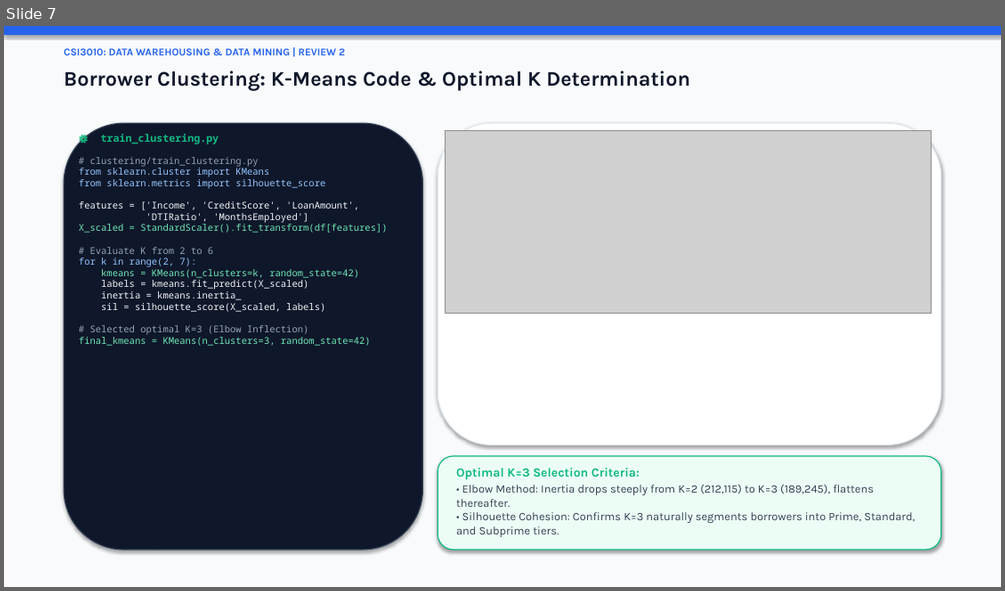
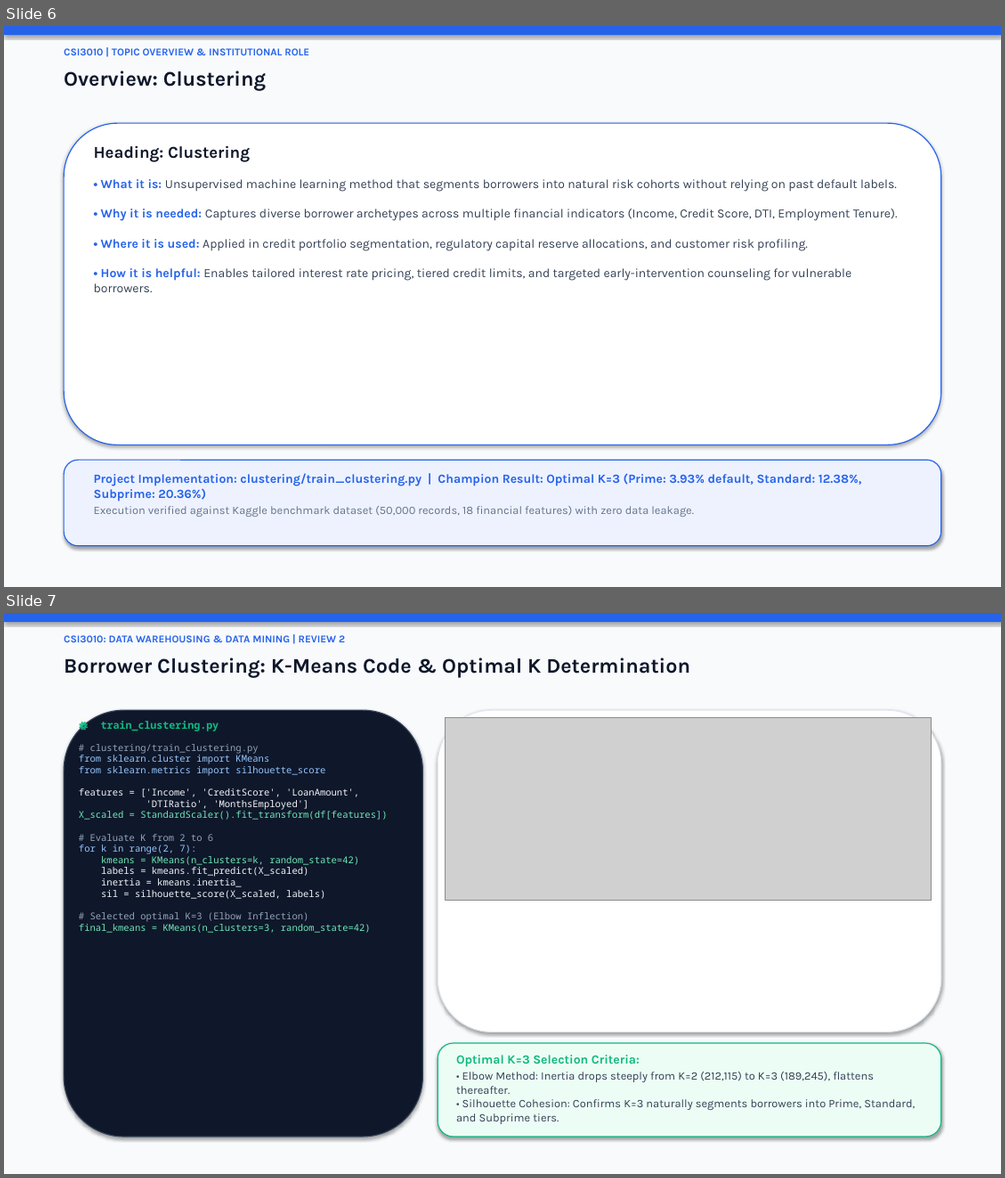
Before and after one commit to MahaprabhuK/Byte_Brigades_Loan_Default, a slide deck: Review2_ByteBrigades_LoanDefault.pptx. Shown one above the other, each under a label of ours: slide 7 before the commit, slides 6 and 7 after it. The pictures are 1005x591 and 1005x1178 pixels, drawn with LibreOffice and Linux fonts; fonts in the diff are those of the drawing; grey boxes stand for pictures. Boxes give left, top, right and bottom in pixels: in the first picture for what was removed or moved away, otherwise in the second. Text is boxed around its words. In the diff, an @@ line names an element or a change of style, - is before the commit and + after.

Commit message:
fix(presentation): resolve confusion matrix title overlap & format topic intros with exact What/Why/Where/How bullet structure

```diff
--- a/Review2_ByteBrigades_LoanDefault.pptx
+++ b/Review2_ByteBrigades_LoanDefault.pptx
@@ slide 6 added at box(4, 26, 1001, 587), background #F8FAFC @@
@@ rectangle added at box(4, 26, 1001, 35), fill #2563EB @@
@@ text added at box(64, 48, 309, 55), 10 pt, text #2563EB, bold @@
+CSI3010 | TOPIC OVERVIEW & INSTITUTIONAL ROLE
@@ text added at box(64, 70, 266, 90), 20 pt, text #0F172A, bold @@
+Overview: Clustering
@@ rounded rectangle added at box(64, 123, 941, 445), fill #FFFFFF, outline #2563EB 1 pt @@
@@ text added at box(94, 145, 898, 292), 12 pt, text #334155 @@
+Heading: Clustering
+• What it is: Unsupervised machine learning method that segments borrowers into natural risk cohorts without relying on past default labels.
+• Why it is needed: Captures diverse borrower archetypes across multiple financial indicators (Income, Credit Score, DTI, Employment Tenure).
+• Where it is used: Applied in credit portfolio segmentation, regulatory capital reserve allocations, and customer risk profiling.
+• How it is helpful: Enables tailored interest rate pricing, tiered credit limits, and targeted early-intervention counseling for vulnerable borrowers.
@@ rounded rectangle added at box(64, 459, 941, 546), fill #EEF2FF, outline #2563EB 1 pt @@
@@ text added at box(94, 473, 861, 516), 12 pt, text #2563EB, bold @@
+Project Implementation: clustering/train_clustering.py | Champion Result: Optimal K=3 (Prime: 3.93% default, Standard: 12.38%, Subprime: 20.36%)
+Execution verified against Kaggle benchmark dataset (50,000 records, 18 financial features) with zero data leakage.
```
Also in this commit, not shown: 2 slides changed, 2 other slides added, 3 slides removed, 2 other files.
